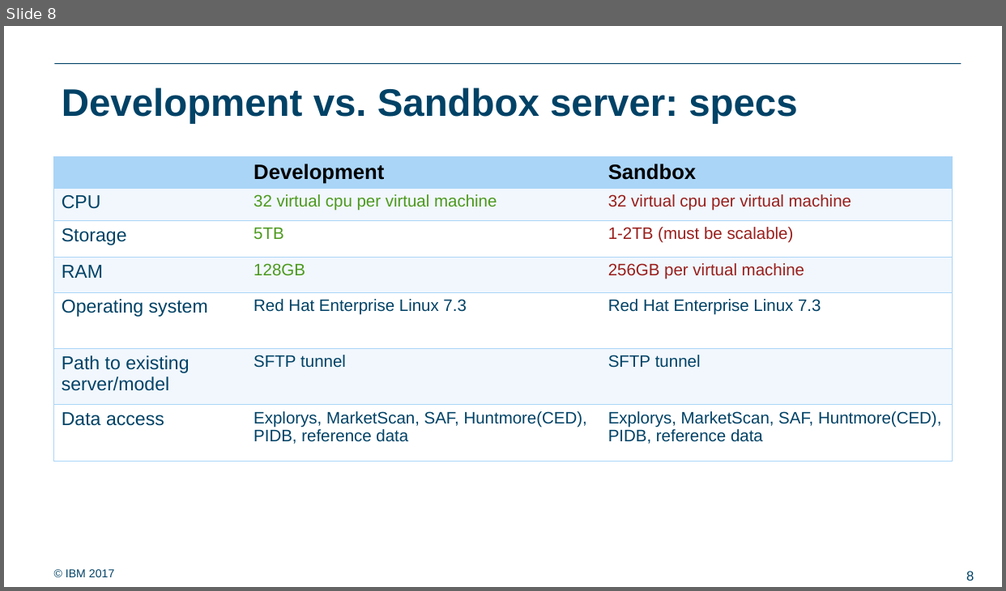
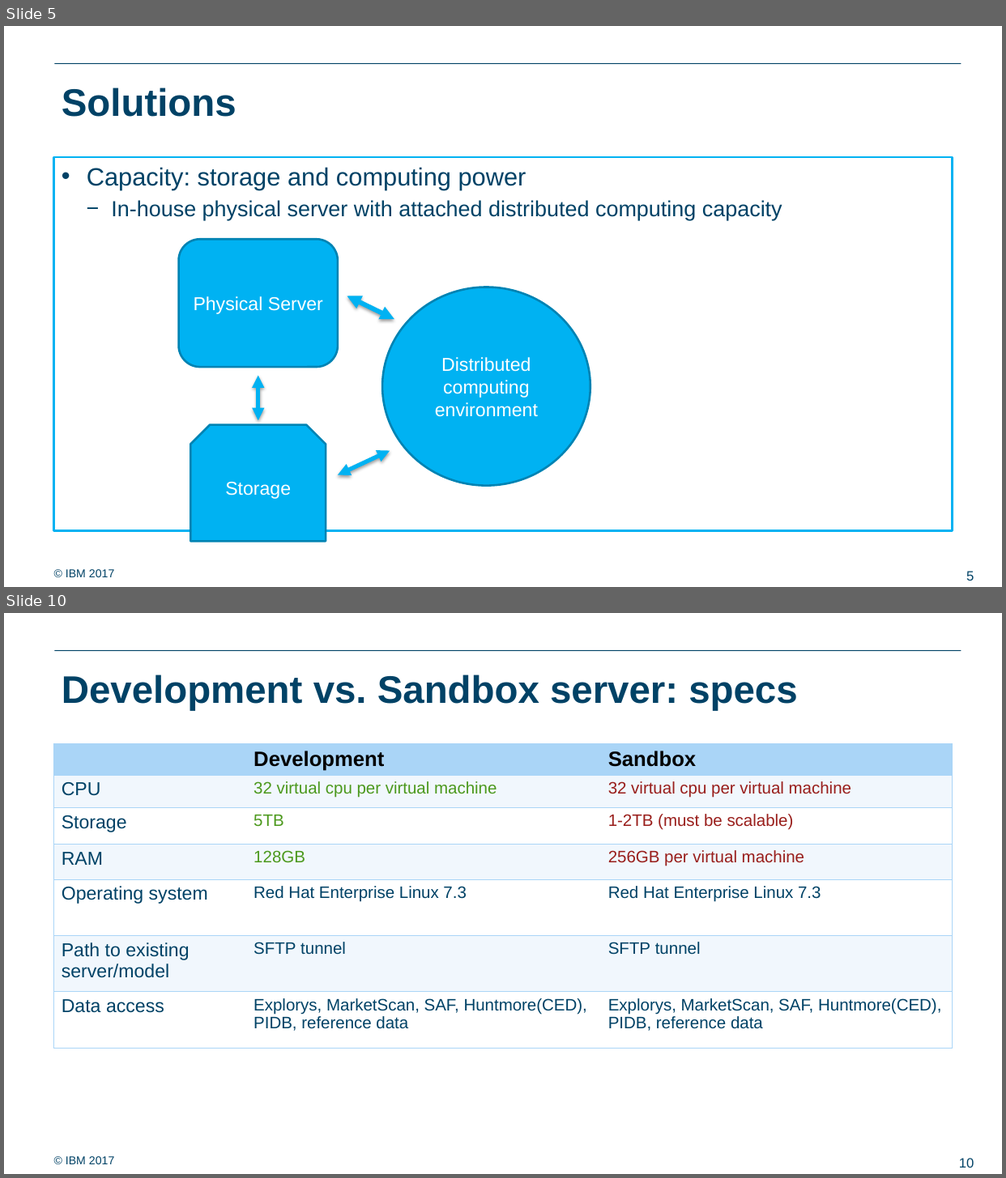
Before and after one commit to ralf0615/Analytics_project_backlog, a slide deck: Analytics_server_setup_v3.pptx. Shown one above the other, each under a label of ours: slide 8 before the commit, slides 5 and 10 after it; the slides between them are not shown. The pictures are 1006x591 and 1006x1178 pixels, drawn with LibreOffice and Linux fonts; fonts in the diff are those of the drawing; background and template pictures are left out. Boxes give left, top, right and bottom in pixels: in the first picture for what was removed or moved away, otherwise in the second. Text is boxed around its words. In the diff, an @@ line names an element or a change of style, - is before the commit and + after.

```diff
--- a/Analytics_server_setup_v3.pptx
+++ b/Analytics_server_setup_v3.pptx
@@ slide 5 added at [4,26,1002,587], background #FFFFFF; not listed: 3 template elements that a slide beside it also shows @@
@@ title added at [62,88,236,117], 37 pt, text #004266, bold @@
+Solutions
@@ text added at [54,157,953,531], fill #FFFFFF, outline #00B2F2 2 pt, 21 pt, text #004266 @@
+• Capacity: storage and computing power
+  − In-house physical server with attached distributed computing capacity
@@ rounded rectangle added at [178,239,337,367], fill #00B2F2, outline #0084B3 2 pt, 18 pt, text #FFFFFF @@
+Physical Server
@@ ellipse added at [383,288,591,485], fill #00B2F2, outline #0084B3 2 pt, 18 pt, text #FFFFFF @@
+Distributed computing environment
@@ double arrow added from (347, 297) to (394, 319), #00B2F2 4.5 pt @@
@@ double arrow added from (258, 376) to (258, 420), #00B2F2 4 pt @@
@@ snip same rect added at [190,425,326,542], fill #00B2F2, outline #0084B3 2 pt, 18 pt, text #FFFFFF @@
+Storage
@@ double arrow added from (338, 476) to (390, 451), #00B2F2 4 pt @@
@@ what was slide 8 is now slide 10 @@
@@ page number at [959,1158,974,1168]: text changed @@
-8
+10
```
Also in this commit, not shown: 6 slides changed, 3 other slides added, 5 slides removed, 3 other files.
